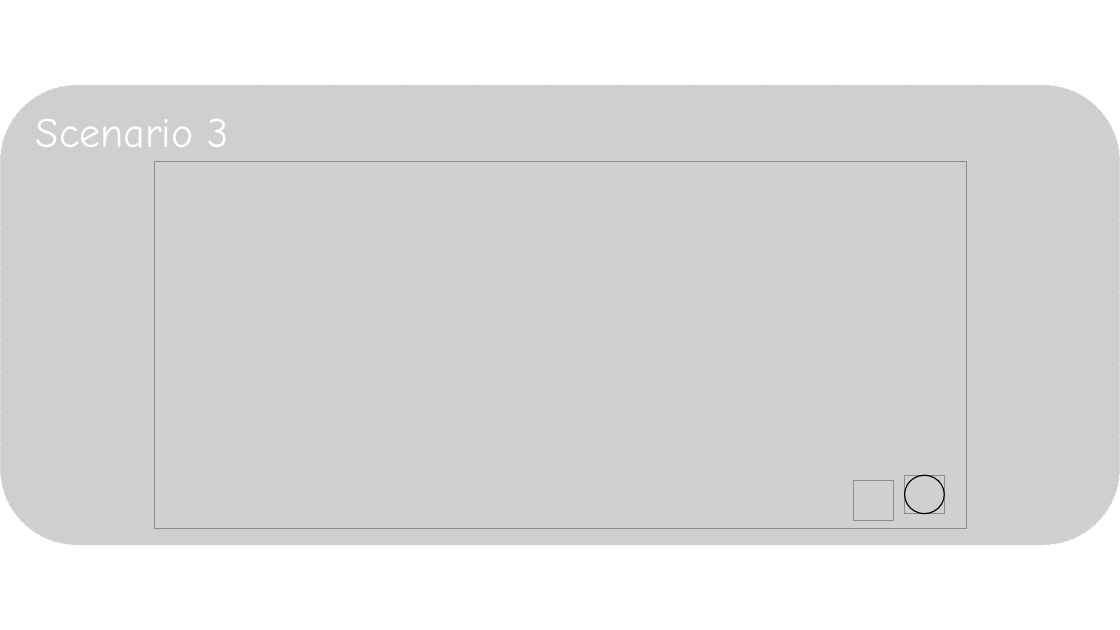
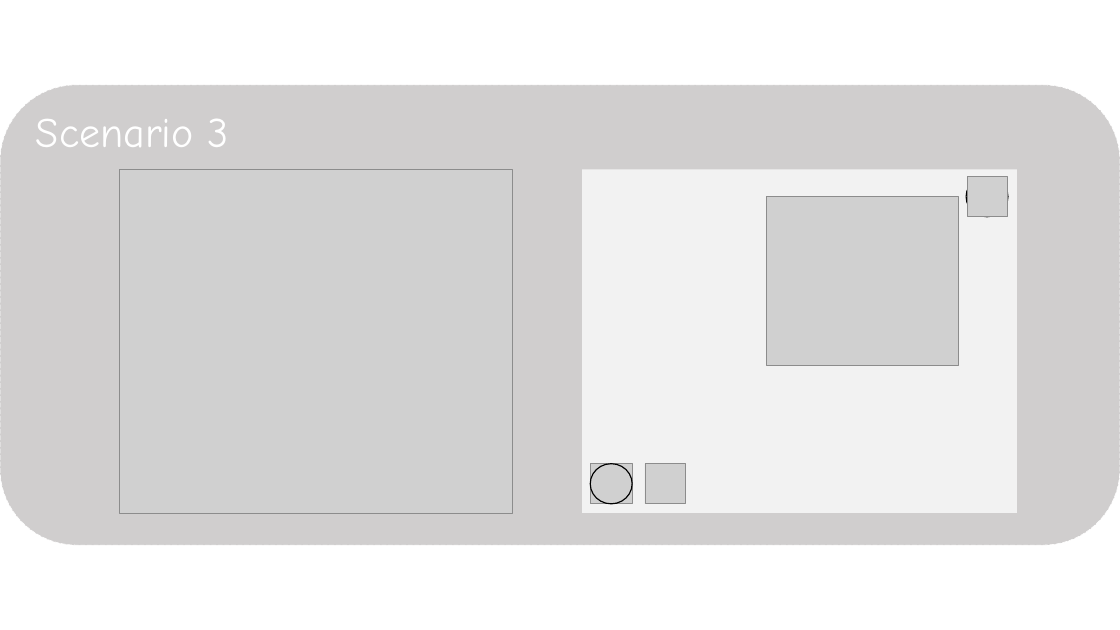
Before and after one commit to moira2k/TodoList, a slide deck: slide 6 of Documents/drawings.pptm. Drawn at 1120x630 pixels with LibreOffice and Linux fonts; fonts in the diff are those of the drawing; grey boxes stand for pictures. Boxes give left, top, right and bottom in pixels: in the first picture for what was removed or moved away, otherwise in the second. Text is boxed around its words. In the diff, an @@ line names an element or a change of style, - is before the commit and + after.

```diff
--- a/Documents/drawings.pptm
+++ b/Documents/drawings.pptm
@@ picture added at <box>119,169,512,513</box> @@
@@ picture removed at <box>154,161,966,528</box> @@
@@ ellipse: place and size @@
-ellipse at <box>905,476,944,514</box>
+ellipse at <box>966,176,1008,217</box>
@@ group added at <box>582,169,1017,513</box>: 2 pictures, 1 rectangle, 1 ellipse @@
@@ picture: place and size @@
-picture at <box>905,476,944,514</box>
+picture at <box>591,464,633,504</box>
@@ picture: place and size @@
-picture at <box>854,481,894,521</box>
+picture at <box>645,464,686,504</box>
```
Also in this commit, not shown: 2 other slides changed, 3 other files.
